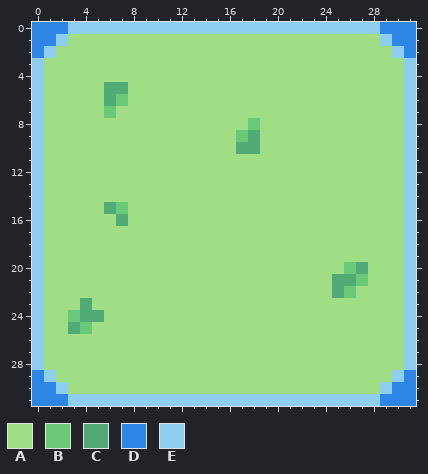
Two states of a pixel-art file, Artwork/skybox.aseprite. The picture above was drawn from the file before the commit.
32x32 pixels, 1 frame.
Palette (. is transparent): A #a0de85  B #69c976  C #50ab76  D #2d85e5  E #8dcef1
After:
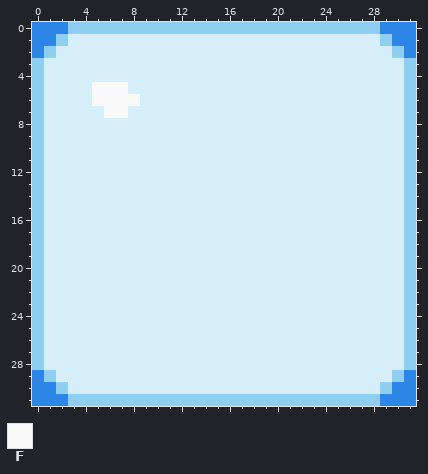
Colours new in this view: F #f9f9f9
Diff:
layer "Side 1" added
layer "Bottom" now hidden
colour A: #a0de85 -> #d6edfa
y 5: x 5..7 ACC -> FFF
y 6: x 5..8 ACBA -> FFFF
y 7: x 6..7 BA -> FF
y 8: x 18 B -> A
y 9: x 17..18 BC -> AA
y 10: x 17..18 CC -> AA
y 15: x 6..7 CB -> AA
y 16: x 7 C -> A
y 20: x 26..27 BC -> AA
y 21: x 25..27 CCB -> AAA
y 22: x 25..26 CB -> AA
y 23: x 4 C -> A
y 24: x 3..5 BCC -> AAA
y 25: x 3..4 CB -> AA
